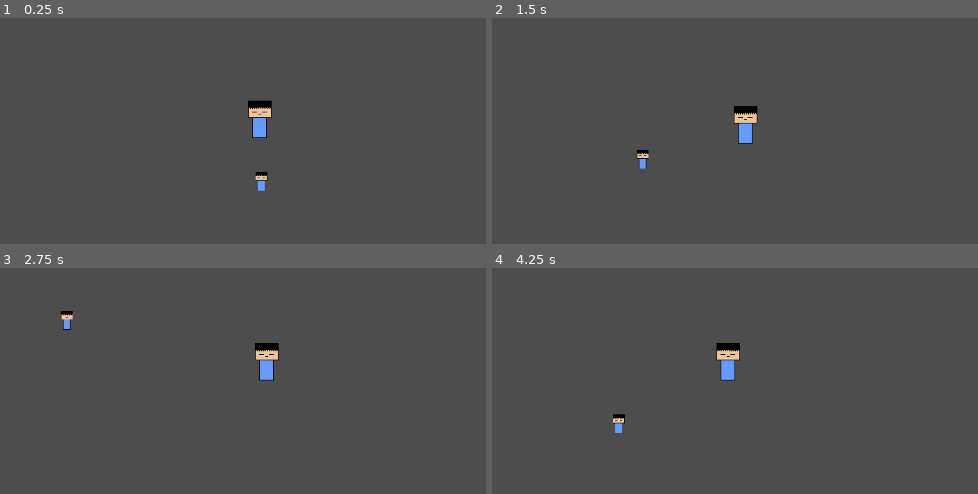
Above: before the commit, frames 1-4 (two rows, left to right).
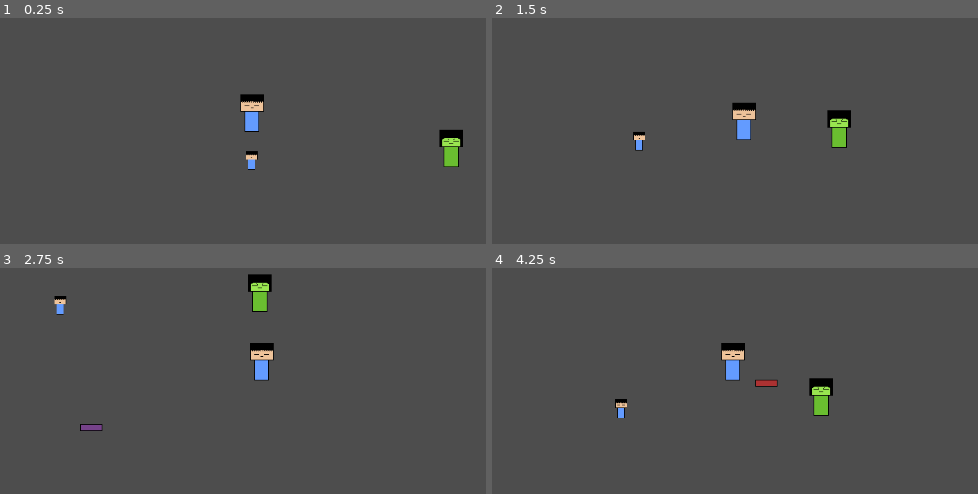
Above: after the commit, the same moments.

Repository: husteve07/brackeys_2024_gamejam
Game: Godot game, scene res://main.tscn
Same seed, same stepped clock (60 frames per second), same inputs: the game is played once before the commit and once after it.
Inputs:
- Up to frame 1 (0.25 s): no input
- Up to frame 2 (1.5 s): hold D (move_right) 0.53-1.28 s; hold S (move_down) from 1.28 s (still down)
- Up to frame 3 (2.75 s): release S (move_down) at 2.03 s; hold D (move_right) from 2.03 s (still down)
- Up to frame 4 (4.25 s): release D (move_right) at 2.78 s; hold W (move_up) 2.78-3.53 s; hold A (move_left) from 3.53 s (still down)

The runs differ from the first frame. In frame 1, 1.9% of the frame differs, in the area x 49-96%, y 33-77%; in frame 2, 1.5%; in frame 3, 1.6%; in frame 4, 1.6%.

Commit message:
laser shooter setup

Diff:
--- a/strm/main.tscn
+++ b/strm/main.tscn
@@ -1,17 +1,21 @@
-[gd_scene load_steps=4 format=3 uid="uid://bdi8noihdpgad"]
+[gd_scene load_steps=5 format=3 uid="uid://bdi8noihdpgad"]
 
 [ext_resource type="PackedScene" uid="uid://cw4xv1ejk3bln" path="res://scenes/game_camera.tscn" id="1_fbqhr"]
 [ext_resource type="PackedScene" uid="uid://tebn675nbfjj" path="res://scenes/player/player.tscn" id="1_hkcwq"]
 [ext_resource type="Texture2D" uid="uid://bltnwyvsho4r8" path="res://assets/place_holder_assets/ph_player.png" id="3_17ox7"]
+[ext_resource type="PackedScene" uid="uid://drlw5igjodtwi" path="res://scenes/Lasers/laser_shooter.tscn" id="4_q7egq"]
 
 [node name="Main" type="Node"]
 
 [node name="GameCamera" parent="." instance=ExtResource("1_fbqhr")]
 
 [node name="Player" parent="." instance=ExtResource("1_hkcwq")]
-position = Vector2(151, 129)
+position = Vector2(52, 96)
 
 [node name="reference obj" type="Sprite2D" parent="."]
-position = Vector2(153, 188)
+position = Vector2(51, 133)
 scale = Vector2(0.5, 0.5)
 texture = ExtResource("3_17ox7")
+
+[node name="LaserShooter" parent="." instance=ExtResource("4_q7egq")]
+position = Vector2(339, 147)
--- a/strm/project.godot
+++ b/strm/project.godot
@@ -32,13 +32,11 @@
 move_up={
 "deadzone": 0.5,
 "events": [Object(InputEventKey,"resource_local_to_scene":false,"resource_name":"","device":-1,"window_id":0,"alt_press …(192 unchanged characters)…
-, Object(InputEventKey,"resource_local_to_scene":false,"resource_name":"","device":-1,"window_id":0,"alt_pressed":false,"shift_pressed":false,"ctrl_pressed":false,"meta_pressed":false,"pressed":false,"keycode":0,"physical_keycode":4194320,"key_label":0,"unicode":0,"location":0,"echo":false,"script":null)
 ]
 }
 move_down={
 "deadzone": 0.5,
 "events": [Object(InputEventKey,"resource_local_to_scene":false,"resource_name":"","device":-1,"window_id":0,"alt_press …(192 unchanged characters)…
-, Object(InputEventKey,"resource_local_to_scene":false,"resource_name":"","device":-1,"window_id":0,"alt_pressed":false,"shift_pressed":false,"ctrl_pressed":false,"meta_pressed":false,"pressed":false,"keycode":0,"physical_keycode":4194322,"key_label":0,"unicode":0,"location":0,"echo":false,"script":null)
 ]
 }
 
--- /dev/null
+++ b/strm/scenes/Lasers/laser.tscn
@@ -0,0 +1,8 @@
+[gd_scene load_steps=2 format=3 uid="uid://mio4pmth65cv"]
+
+[ext_resource type="Script" path="res://scripts/laser.gd" id="1_3c8j0"]
+
+[node name="LaserBaseClass" type="Node2D"]
+script = ExtResource("1_3c8j0")
+
+[node name="Sprite2D" type="Sprite2D" parent="."]
--- /dev/null
+++ b/strm/scenes/Lasers/laser_shooter.tscn
@@ -0,0 +1,11 @@
+[gd_scene load_steps=3 format=3 uid="uid://drlw5igjodtwi"]
+
+[ext_resource type="Texture2D" uid="uid://rmdclpkydn4c" path="res://assets/place_holder_assets/ph_enemy.png" id="1_bsony"]
+[ext_resource type="Script" path="res://scripts/laser_shooter.gd" id="1_e7lyc"]
+
+[node name="LaserShooter" type="Node2D"]
+script = ExtResource("1_e7lyc")
+
+[node name="Sprite2D" type="Sprite2D" parent="."]
+texture = ExtResource("1_bsony")
+offset = Vector2(0, -32)
--- /dev/null
+++ b/strm/scenes/Lasers/purple_laser.tscn
@@ -0,0 +1,9 @@
+[gd_scene load_steps=3 format=3 uid="uid://dw37yf008pi3c"]
+
+[ext_resource type="PackedScene" uid="uid://mio4pmth65cv" path="res://scenes/Lasers/laser.tscn" id="1_u1ju2"]
+[ext_resource type="Texture2D" uid="uid://dmg4urrot5lrj" path="res://assets/place_holder_assets/bullet2.png" id="2_nndko"]
+
+[node name="PurpleLaser" instance=ExtResource("1_u1ju2")]
+
+[node name="Sprite2D" parent="." index="0"]
+texture = ExtResource("2_nndko")
--- /dev/null
+++ b/strm/scenes/Lasers/red_laser.tscn
@@ -0,0 +1,9 @@
+[gd_scene load_steps=3 format=3 uid="uid://b4bf8kk8ivuow"]
+
+[ext_resource type="PackedScene" uid="uid://mio4pmth65cv" path="res://scenes/Lasers/laser.tscn" id="1_3a88r"]
+[ext_resource type="Texture2D" uid="uid://djxv8bojrgwv2" path="res://assets/place_holder_assets/bullet.png" id="2_hccdq"]
+
+[node name="RedLaser" instance=ExtResource("1_3a88r")]
+
+[node name="Sprite2D" parent="." index="0"]
+texture = ExtResource("2_hccdq")
--- a/strm/scripts/game_camera.gd
+++ b/strm/scripts/game_camera.gd
@@ -10,9 +10,11 @@
 # Called every frame. 'delta' is the elapsed time since the previous frame.
 func _process(delta: float) -> void:
 	aquire_target()
-	global_position = global_position.lerp(target_position, 1.0 - exp(-delta * 10));
+	#camera smoothing, framerate ind. lerping
+	global_position = global_position.lerp(target_position, 1.0 - exp(-delta * 15));
 
 
+#aquire player position
 func aquire_target():
 	var player_nodes = get_tree().get_nodes_in_group("player")
 	if player_nodes.size() > 0:
--- /dev/null
+++ b/strm/scripts/laser.gd
@@ -0,0 +1,13 @@
+extends Node2D
+
+# Velocity of the laser
+@export var speed = 400
+
+var direction = Vector2.ZERO
+
+func _process(delta):
+	position += direction * speed * delta
+
+	# Destroy the laser when it goes off-screen or out of bounds
+	if position.x < 0 or position.x > get_viewport_rect().size.x or position.y < 0 or position.y > get_viewport_rect().size.y:
+		queue_free()
--- /dev/null
+++ b/strm/scripts/laser_shooter.gd
@@ -0,0 +1,35 @@
+extends Node2D
+
+# Preload the red and purple laser scenes
+var RedLaserScene = preload("res://scenes/Lasers/red_laser.tscn")
+var PurpleLaserScene = preload("res://scenes/Lasers/purple_laser.tscn")
+
+func _ready():
+	#Spawn a laser every 2 seconds
+	var laser_spawn_timer = Timer.new()
+	laser_spawn_timer.wait_time = 2.0
+	laser_spawn_timer.connect("timeout", Callable(self, "_spawn_laser"))
+	add_child(laser_spawn_timer)
+	laser_spawn_timer.start()
+
+func _spawn_laser():
+	# Get the player node
+	var player = get_tree().get_nodes_in_group("player")[0]
+
+	if player:
+		# Calculate the direction to the player
+		var direction = (player.position - position).normalized()
+
+		# Randomly choose between red and purple laser
+		var laser_instance
+		if randi() % 2 == 0:
+			laser_instance = RedLaserScene.instantiate()
+		else:
+			laser_instance = PurpleLaserScene.instantiate()
+
+		# Set position and direction
+		laser_instance.position = position  # Set position to enemy's position
+		laser_instance.direction = direction  # Set the direction towards the player
+
+		# Add the laser to the scene tree
+		get_parent().add_child(laser_instance)
